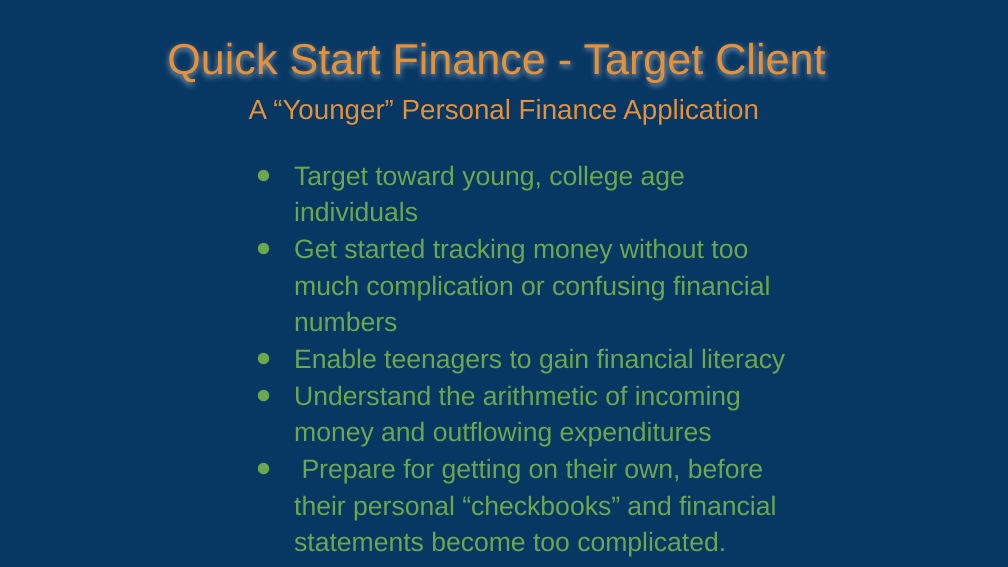
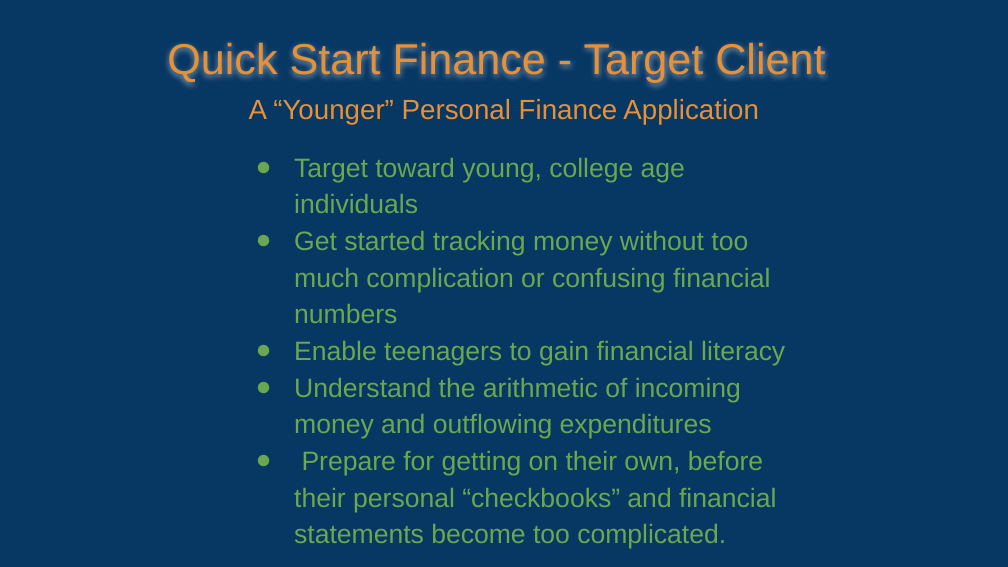
Before and after one commit to RyanLBuchanan/PROG1061-Computer-Programming-Capstone-Project, a slide deck: slide 4 of Module 1 - Project Presentation/Quick Start Finance - Project Presentation.pptx. Drawn at 1008x567 pixels with LibreOffice and Linux fonts; fonts in the diff are those of the drawing. Boxes give left, top, right and bottom in pixels: in the first picture for what was removed or moved away, otherwise in the second. Text is boxed around its words. In the diff, an @@ line names an element or a change of style, - is before the commit and + after.

```diff
--- a/Module 1 - Project Presentation/Quick Start Finance - Project Presentation.pptx
+++ b/Module 1 - Project Presentation/Quick Start Finance - Project Presentation.pptx
@@ text "Target toward young, college age ...": place and size @@
-text "Target toward young, college age ..." at (294, 166, 785, 557)
+text "Target toward young, college age ..." at (294, 158, 785, 549)
```
Also in this commit, not shown: 1 other slide changed, 2 other files.
